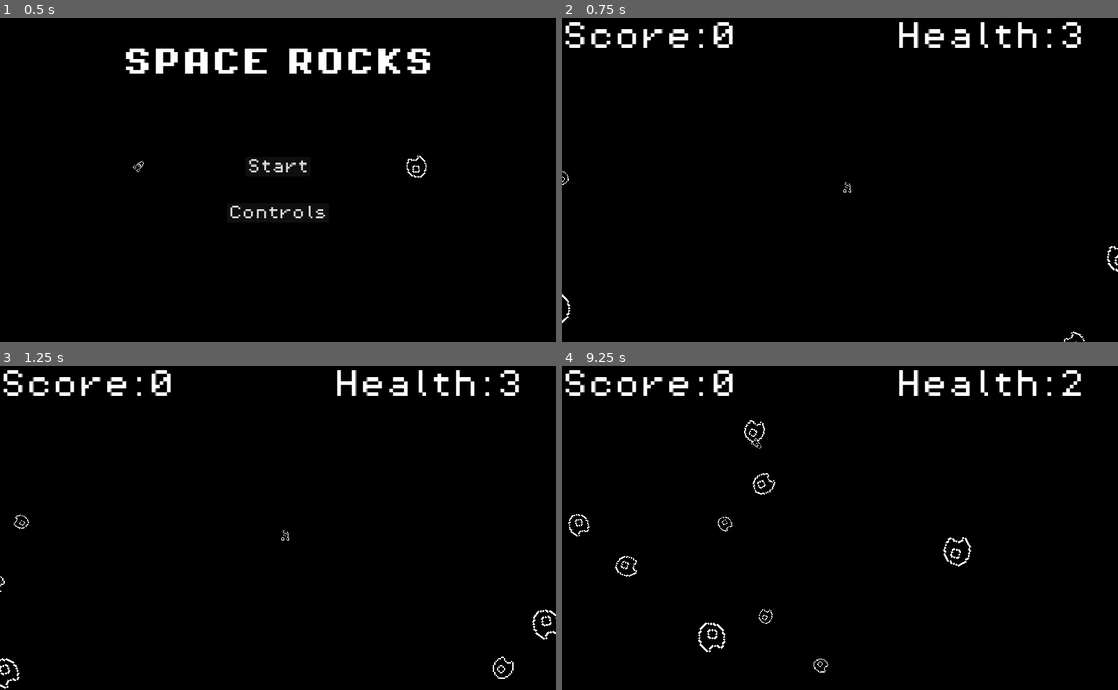
Above: before the commit, frames 1-4 (two rows, left to right).
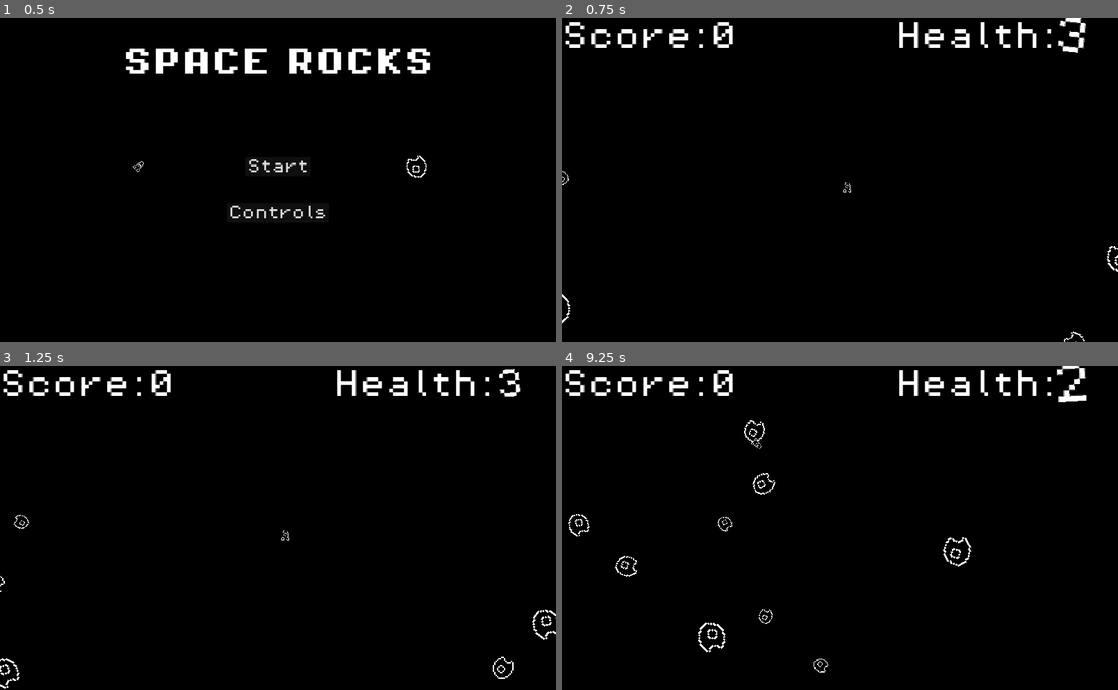
Above: after the commit, the same moments.

Repository: Cryatonic/asteroids-clone
Game: Godot game, scene res://scenes/title_screen.tscn
Same seed, same stepped clock (60 frames per second), same inputs: the game is played once before the commit and once after it.
Inputs (mouse positions are in pixels of both pictures, inside the frame that each line leads up to):
- Up to frame 1 (0.5 s): no input
- Up to frame 2 (0.75 s): click "Start" at 0.5 s
- Up to frame 3 (1.25 s): no input
- Up to frame 4 (9.25 s): move the mouse to (962, 511) at 1.27 s; hold D (right_turn) 1.28-2.03 s; hold C (data) 1.28-2.03 s; move the mouse to (728, 544) at 2.02 s; hold S (brake) 2.03-2.78 s; tap one key every 1.5 s from 2.1 s: Space (shoot) Shift M Space (shoot) Shift; move the mouse to (895, 456) at 2.77 s; hold D (right_turn) 2.78-3.53 s; hold Right mouse button (spawn_asteroid) 2.78-3.53 s; move the mouse to (812, 592) at 3.52 s; hold W (thrust) 3.53-4.28 s; move the mouse to (1006, 576) at 4.27 s; hold B 4.28-5.03 s; hold A (left_turn) 4.28-5.78 s; move the mouse to (673, 479) at 5.02 s; move the mouse to (867, 528) at 5.77 s; hold S (brake) 5.78-6.53 s; hold C (data) 5.78-6.53 s; move the mouse to (756, 447) at 6.52 s; hold D (right_turn) 6.53-7.28 s; move the mouse to (962, 511) at 7.27 s; hold W (thrust) 7.28-8.03 s; hold Right mouse button (spawn_asteroid) 7.28-8.03 s; move the mouse to (728, 544) at 8.02 s; hold D (right_turn) 8.03-8.78 s; move the mouse to (895, 456) at 8.77 s; hold S (brake) from 8.78 s (still down); hold B from 8.78 s (still down)

Frame 1 is identical in both runs. In frame 2, 0.3% of the frame differs, in the area x 89-95%, y 0-11%; in frame 3, less than 0.1%; in frame 4, 0.3%, in the area x 89-95%, y 0-12%.

Commit message:
Tweened Health

Diff:
--- a/scenes/hud.tscn
+++ b/scenes/hud.tscn
@@ -72,6 +72,7 @@
 offset_left = 352.0
 offset_right = 408.0
 offset_bottom = 64.0
+pivot_offset = Vector2(28, 32)
 text = "0"
 label_settings = SubResource("LabelSettings_whfjk")
 vertical_alignment = 1
--- a/scripts/hud.gd
+++ b/scripts/hud.gd
@@ -4,11 +4,14 @@
 @export var score_amount : Label
 @export var health_amount : Label
 
-var tween : Tween = create_tween()
+var score_tween : Tween = create_tween()
 var pl_score : int = 0
 
+var health_size_tween : Tween = create_tween()
+var health_jiggle_tween : Tween = create_tween()
+
 func _process(_delta: float) -> void:
-	if tween:
+	if score_tween:
 		score_amount.text = str(pl_score)
 
 #Sets the HUD's score label to the player's score.
@@ -19,13 +22,32 @@
 func update_hud_health(health : int):
 	health_amount.text = str(health)
 
+	reset_tween(health_size_tween)
+	health_size_tween.tween_property(health_amount, "scale", Vector2(1.5, 1.5), 0.25)
+	health_size_tween.tween_property(health_amount, "scale", Vector2.ONE, 0.5)
+
+	reset_tween(health_jiggle_tween)
+	health_jiggle_tween.tween_property(health_amount, "rotation", PI / 18, 0.15)
+	health_jiggle_tween.tween_property(health_amount, "rotation", -PI / 18, 0.15)
+	health_jiggle_tween.tween_property(health_amount, "rotation", PI / 18, 0.15)
+	health_jiggle_tween.tween_property(health_amount, "rotation", -PI / 18, 0.15)
+	health_jiggle_tween.tween_property(health_amount, "rotation", 0, 0.15)
+
 func update_hud_score(score : int, points : int):
-	reset_tween()
-	tween.tween_property(self, "pl_score", score+points, 0.5)
+	reset_tween(score_tween)
+	score_tween.tween_property(self, "pl_score", score+points, 0.5)
 
-	#score_amount.text = str(pl_score)
-
-func reset_tween() -> void:
-	if tween:
-		tween.kill()
-	tween = create_tween()
+func reset_tween(tween : Tween) -> void:
+	match tween:
+		score_tween:
+			if score_tween:
+				score_tween.kill()
+			score_tween = create_tween()
+		health_size_tween:
+			if health_size_tween:
+				health_size_tween.kill()
+			health_size_tween = create_tween()
+		health_jiggle_tween:
+			if health_jiggle_tween:
+				health_jiggle_tween.kill()
+			health_jiggle_tween = create_tween()
